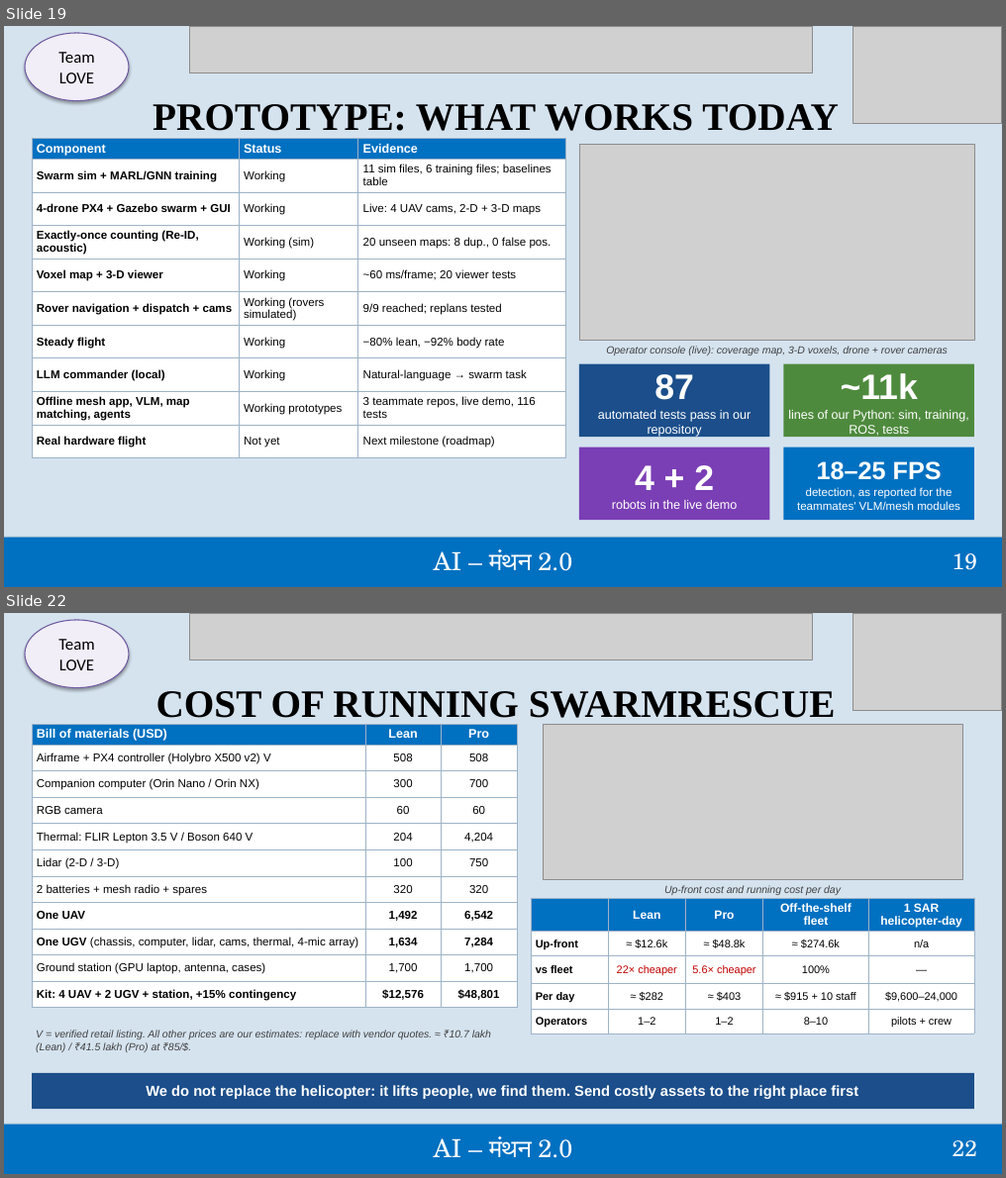
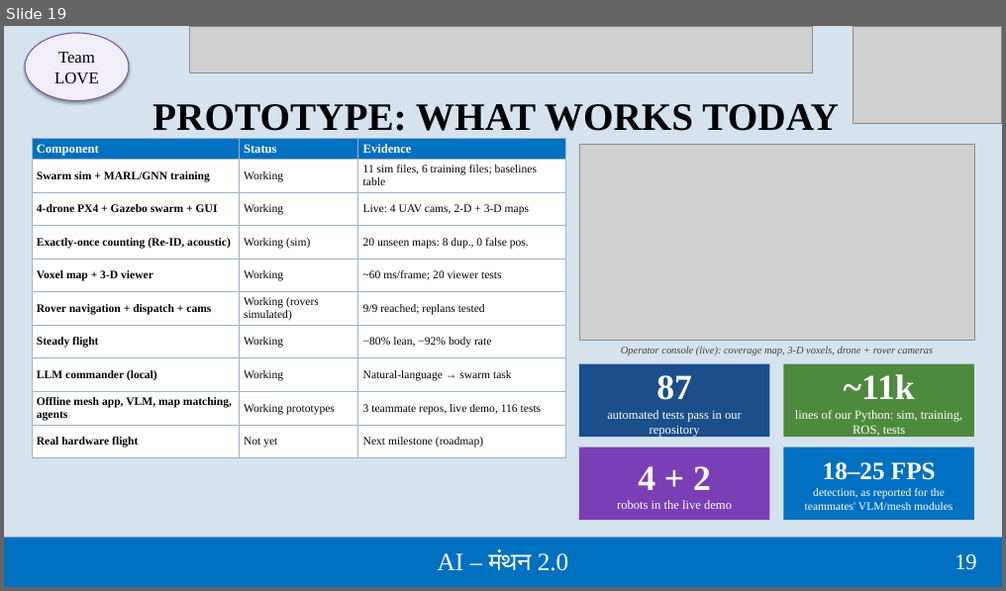
Before and after one commit to TejasGogawale/Drone-swarm, a slide deck: pitch/SwarmRescue_AI_Manthan.pptx. Shown one above the other, each under a label of ours: slides 19 and 22 before the commit, slide 19 after it; the slides between them are not shown. The pictures are 1006x1178 and 1006x591 pixels, drawn with LibreOffice and Linux fonts; fonts in the diff are those of the drawing; grey boxes stand for pictures. Boxes give left, top, right and bottom in pixels: in the first picture for what was removed or moved away, otherwise in the second. Text is boxed around its words. In the diff, an @@ line names an element or a change of style, - is before the commit and + after.

Commit message:
docs: add comprehensive README for Drone-Swarm and update pitch deck

```diff
--- a/pitch/SwarmRescue_AI_Manthan.pptx
+++ b/pitch/SwarmRescue_AI_Manthan.pptx
@@ slide 22 removed at [4,613,1002,1174], background #D5E3EF @@
@@ ellipse removed at [25,620,129,688] @@
-Team
-LOVE
@@ picture removed at [190,613,812,661] @@
@@ picture removed at [853,613,1002,710] @@
@@ text removed at [156,691,836,718] @@
-COST OF RUNNING SWARMRESCUE
@@ table removed at [32,724,517,1008], 11 rows, 3 columns @@
-Bill of materials (USD) | Lean | Pro
-Airframe + PX4 controller (Holybro X500 v2) V | 508 | 508
-Companion computer (Orin Nano / Orin NX) | 300 | 700
-RGB camera | 60 | 60
-Thermal: FLIR Lepton 3.5 V / Boson 640 V | 204 | 4,204
-Lidar (2-D / 3-D) | 100 | 750
-2 batteries + mesh radio + spares | 320 | 320
-One UAV | 1,492 | 6,542
-One UGV (chassis, computer, lidar, cams, thermal, 4-mic array) | 1,634 | 7,284
-Ground station (GPU laptop, antenna, cases) | 1,700 | 1,700
-Kit: 4 UAV + 2 UGV + station, +15% contingency | $12,576 | $48,801
@@ picture removed at [543,724,963,879] @@
@@ table removed at [531,898,973,1032], 5 rows, 5 columns @@
- | Lean | Pro | Off-the-shelf fleet | 1 SAR helicopter-day
-Up-front | ≈ $12.6k | ≈ $48.8k | ≈ $274.6k | n/a
-vs fleet | 22× cheaper | 5.6× cheaper | 100% | —
-Per day | ≈ $282 | ≈ $403 | ≈ $915 + 10 staff | $9,600–24,000
-Operators | 1–2 | 1–2 | 8–10 | pilots + crew
@@ text removed at [664,885,841,895] @@
-Up-front cost and running cost per day
@@ text removed at [36,1030,491,1053] @@
-V = verified retail listing. All other prices are our estimates: replace with vendor quotes. ≈ ₹10.7 lakh (Lean) / ₹41.5 lakh (Pro) at ₹85/$.
@@ rectangle removed at [32,1073,974,1109] @@
-We do not replace the helicopter: it lifts people, we find them. Send costly assets to the right place first
@@ rectangle removed at [4,1124,1002,1174] @@
@@ text removed at [434,1139,572,1158] @@
-AI – मंथन 2.0
@@ text removed at [952,1141,977,1157] @@
-22
@@ slide 19 changed as well @@
@@ ellipse "Team" at [25,33,129,101]: font Calibri to Times New Roman @@
@@ table at [32,138,566,459] @@
@@ font Arial to Times New Roman @@
@@ font Arial to Times New Roman in 5 elements at [621,346,933,357], [580,365,770,437], [784,365,975,437], [580,448,770,520], [784,448,975,520] @@
@@ text "AI – मंथन 2.0" at [438,552,569,571]: font TeX Gyre Schola to Times New Roman @@
@@ text "19" at [954,555,977,570]: font TeX Gyre Schola to Times New Roman @@
```
Also in this commit, not shown: 24 other slides changed, 2 slides added, 2 other slides removed, 1 other file.
